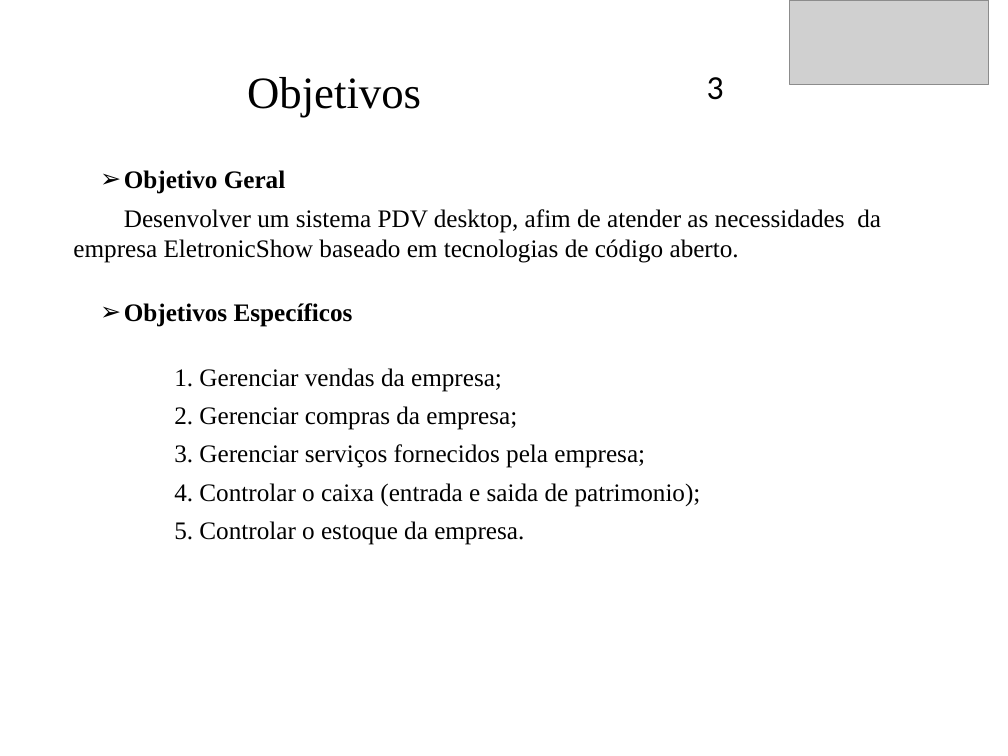
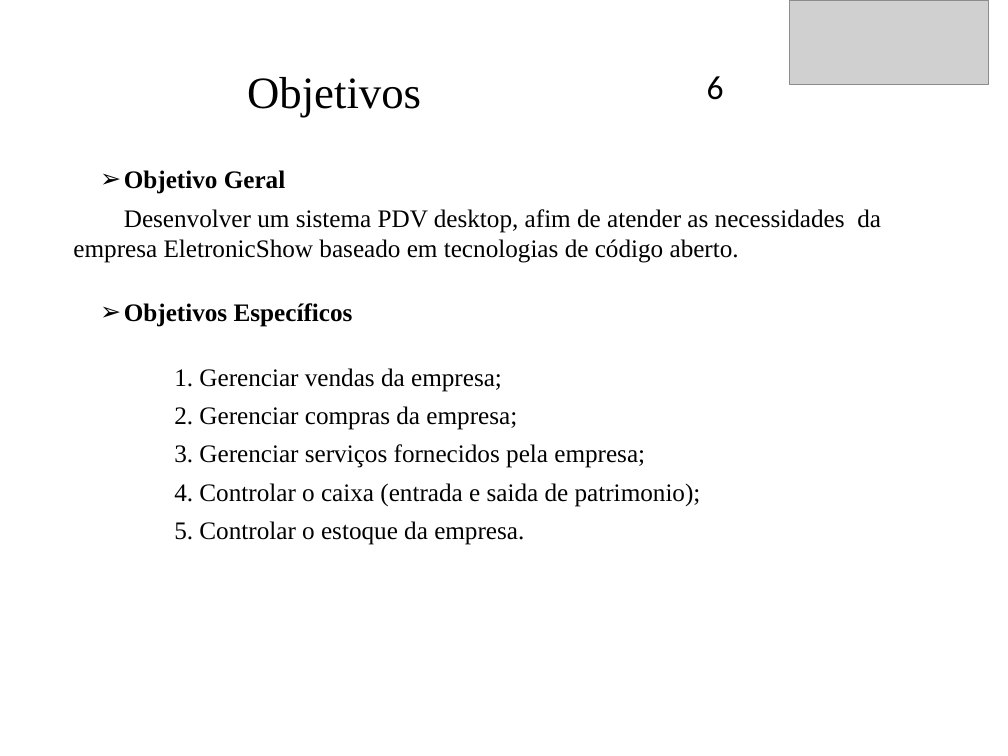
Before and after one commit to CaioXM01/JCSistemas, a slide deck: slide 7 of Documentacao/JCSistemas.ppt (slide 4 before the commit). Drawn at 1008x756 pixels with LibreOffice and Linux fonts; fonts in the diff are those of the drawing; grey boxes stand for pictures; background and template pictures are left out. Boxes give left, top, right and bottom in pixels: in the first picture for what was removed or moved away, otherwise in the second. Text is boxed around its words. In the diff, an @@ line names an element or a change of style, - is before the commit and + after.

```diff
--- a/Documentacao/JCSistemas.ppt
+++ b/Documentacao/JCSistemas.ppt
@@ text at (707, 76, 724, 100): text changed @@
-3
+6
```
Also in this commit, not shown: 20 other slides changed, 4 slides added, 2 other files.
